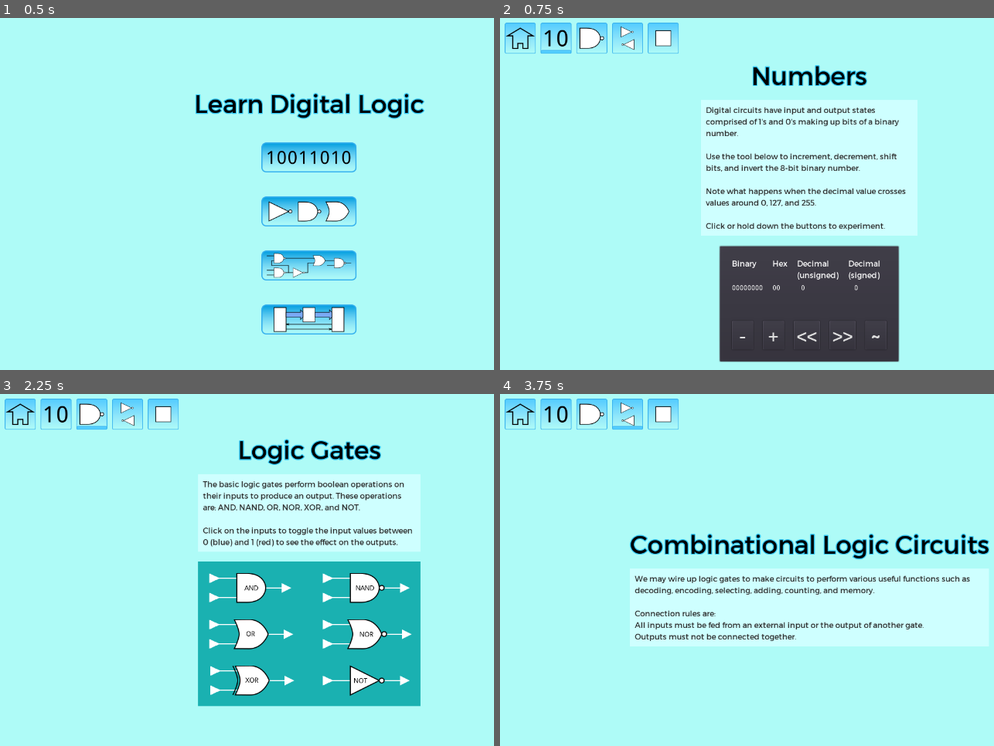
Above: before the commit, frames 1-4 (two rows, left to right).
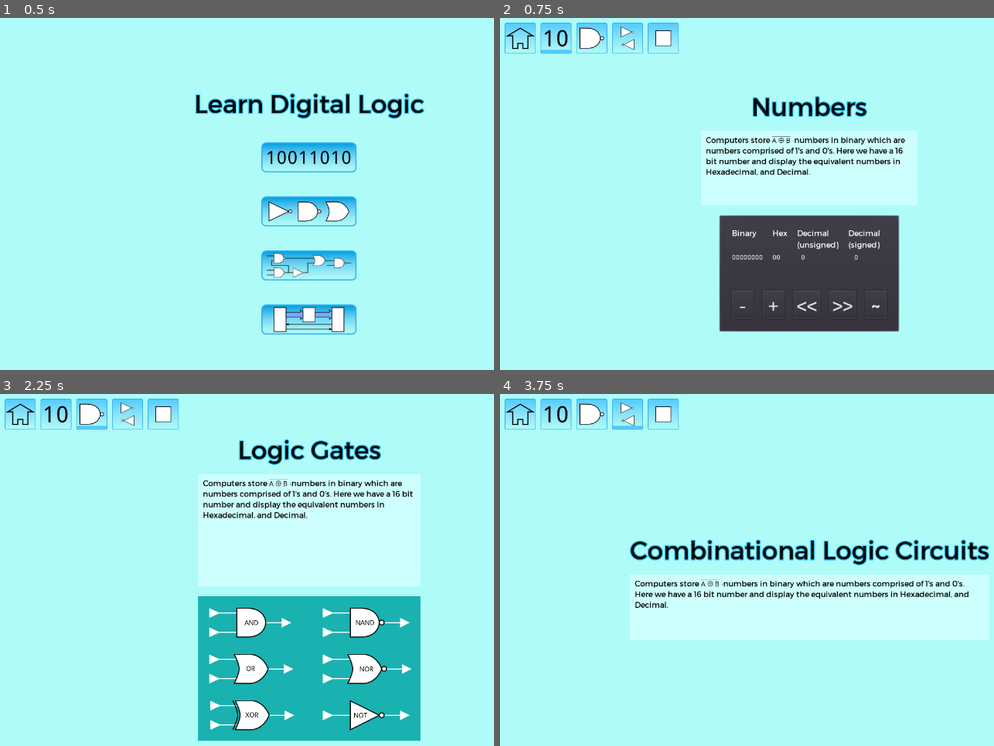
Above: after the commit, the same moments.

Repository: andrew-wilkes/digital-logic
Game: Godot game, scene res://Main.tscn
Same seed, same stepped clock (60 frames per second), same inputs: the game is played once before the commit and once after it.
Inputs (mouse positions are in pixels of both pictures, inside the frame that each line leads up to):
- Up to frame 1 (0.5 s): no input
- Up to frame 2 (0.75 s): click (811, 158) at 0.5 s
- Up to frame 3 (2.25 s): click (19, 415) at 1.25 s; click (311, 587) at 2 s
- Up to frame 4 (3.75 s): click (519, 415) at 2.75 s; click (811, 640) at 3.5 s

Frame 1 is identical in both runs. In frame 2, 16% of the frame differs, in the area x 40-85%, y 13-98%; in frame 3, 16%, in the area x 40-86%, y 24-99%; in frame 4, 8.6%.

Commit message:
Add logic symbol formatting to text

Diff:
--- a/game/Circuits.tscn
+++ b/game/Circuits.tscn
@@ -2,8 +2,9 @@
 
 [ext_resource path="res://Buttons.tscn" type="PackedScene" id=1]
 [ext_resource path="res://center.gd" type="Script" id=2]
-[ext_resource path="res://assets/title_font.tres" type="DynamicFont" id=3]
+[ext_resource path="res://assets/fonts/title_font.tres" type="DynamicFont" id=3]
 [ext_resource path="res://TextPanel.tscn" type="PackedScene" id=4]
+
 
 [node name="Circuits" type="Control"]
 anchor_right = 1.0
--- a/game/Gates.tscn
+++ b/game/Gates.tscn
@@ -2,7 +2,7 @@
 
 [ext_resource path="res://Buttons.tscn" type="PackedScene" id=1]
 [ext_resource path="res://center.gd" type="Script" id=2]
-[ext_resource path="res://assets/title_font.tres" type="DynamicFont" id=3]
+[ext_resource path="res://assets/fonts/title_font.tres" type="DynamicFont" id=3]
 [ext_resource path="res://parts/aAND.tscn" type="PackedScene" id=4]
 [ext_resource path="res://parts/fXOR.tscn" type="PackedScene" id=5]
 [ext_resource path="res://parts/dNOR.tscn" type="PackedScene" id=6]
@@ -11,6 +11,7 @@
 [ext_resource path="res://parts/bNAND.tscn" type="PackedScene" id=9]
 [ext_resource path="res://TextPanel.tscn" type="PackedScene" id=10]
 [ext_resource path="res://Gates.gd" type="Script" id=11]
+
 
 [node name="Gates" type="Control"]
 anchor_right = 1.0
--- a/game/Logic.tscn
+++ b/game/Logic.tscn
@@ -1,8 +1,8 @@
 [gd_scene load_steps=12 format=2]
 
 [ext_resource path="res://Buttons.tscn" type="PackedScene" id=1]
-[ext_resource path="res://assets/subtitle_font.tres" type="DynamicFont" id=2]
-[ext_resource path="res://assets/title_font.tres" type="DynamicFont" id=3]
+[ext_resource path="res://assets/fonts/subtitle_font.tres" type="DynamicFont" id=2]
+[ext_resource path="res://assets/fonts/title_font.tres" type="DynamicFont" id=3]
 [ext_resource path="res://TextPanel.tscn" type="PackedScene" id=4]
 [ext_resource path="res://Circuit.tscn" type="PackedScene" id=5]
 [ext_resource path="res://Buttons2.tscn" type="PackedScene" id=6]
@@ -37,13 +37,13 @@
 
 [node name="HBox" type="HBoxContainer" parent="VBox"]
 margin_right = 1260.0
-margin_bottom = 294.0
+margin_bottom = 232.0
 size_flags_horizontal = 3
 custom_constants/separation = 20
 
 [node name="VBox" type="VBoxContainer" parent="VBox/HBox"]
 margin_right = 360.0
-margin_bottom = 294.0
+margin_bottom = 232.0
 custom_constants/separation = 20
 
 [node name="Buttons" parent="VBox/HBox/VBox" instance=ExtResource( 1 )]
@@ -78,7 +78,7 @@
 [node name="VBox2" type="VBoxContainer" parent="VBox/HBox"]
 margin_left = 380.0
 margin_right = 1260.0
-margin_bottom = 294.0
+margin_bottom = 232.0
 size_flags_horizontal = 3
 custom_constants/separation = 20
 __meta__ = {
@@ -103,11 +103,11 @@
 [node name="Description" parent="VBox/HBox/VBox2" instance=ExtResource( 4 )]
 margin_top = 157.0
 margin_right = 880.0
-margin_bottom = 294.0
+margin_bottom = 232.0
 text = "We may wire up logic gates to make circuits to perform various useful functions such as decoding, encoding, selecting, adding, counting, and memory."
 
 [node name="HBox2" type="HBoxContainer" parent="VBox"]
-margin_top = 298.0
+margin_top = 236.0
 margin_right = 1260.0
 margin_bottom = 780.0
 mouse_filter = 2
@@ -116,7 +116,7 @@
 [node name="PartsPicker" parent="VBox/HBox2" instance=ExtResource( 8 )]
 anchor_bottom = 0.0
 margin_right = 100.0
-margin_bottom = 482.0
+margin_bottom = 544.0
 rect_min_size = Vector2( 100, 300 )
 
 [node name="Circuit" parent="VBox/HBox2" instance=ExtResource( 5 )]
@@ -124,7 +124,7 @@
 anchor_bottom = 0.0
 margin_left = 104.0
 margin_right = 1260.0
-margin_bottom = 482.0
+margin_bottom = 544.0
 size_flags_horizontal = 3
 size_flags_vertical = 3
 
--- a/game/Main.tscn
+++ b/game/Main.tscn
@@ -1,7 +1,7 @@
 [gd_scene load_steps=11 format=2]
 
 [ext_resource path="res://Main.gd" type="Script" id=1]
-[ext_resource path="res://assets/title_font.tres" type="DynamicFont" id=2]
+[ext_resource path="res://assets/fonts/title_font.tres" type="DynamicFont" id=2]
 [ext_resource path="res://assets/numbers-m.png" type="Texture" id=3]
 [ext_resource path="res://assets/circuits-m.png" type="Texture" id=4]
 [ext_resource path="res://assets/gates-m-l.png" type="Texture" id=5]
--- a/game/Numbers.tscn
+++ b/game/Numbers.tscn
@@ -1,12 +1,15 @@
 [gd_scene load_steps=8 format=2]
 
 [ext_resource path="res://Numbers.gd" type="Script" id=1]
-[ext_resource path="res://assets/m_font_regular.tres" type="DynamicFont" id=2]
-[ext_resource path="res://assets/title_font.tres" type="DynamicFont" id=3]
+[ext_resource path="res://assets/fonts/m_font_regular.tres" type="DynamicFont" id=2]
+[ext_resource path="res://assets/fonts/title_font.tres" type="DynamicFont" id=3]
 [ext_resource path="res://TextPanel.tscn" type="PackedScene" id=4]
 [ext_resource path="res://Buttons.tscn" type="PackedScene" id=5]
 [ext_resource path="res://center.gd" type="Script" id=6]
-[ext_resource path="res://assets/subtitle_font.tres" type="DynamicFont" id=7]
+[ext_resource path="res://assets/fonts/subtitle_font.tres" type="DynamicFont" id=7]
+
+
+
 
 [node name="Numbers" type="Control"]
 anchor_right = 1.0
--- a/game/Systems.tscn
+++ b/game/Systems.tscn
@@ -2,7 +2,8 @@
 
 [ext_resource path="res://Buttons.tscn" type="PackedScene" id=1]
 [ext_resource path="res://center.gd" type="Script" id=2]
-[ext_resource path="res://assets/title_font.tres" type="DynamicFont" id=3]
+[ext_resource path="res://assets/fonts/title_font.tres" type="DynamicFont" id=3]
+
 
 [node name="Systems" type="Control"]
 anchor_right = 1.0
--- a/game/TextPanel.tscn
+++ b/game/TextPanel.tscn
@@ -1,15 +1,22 @@
-[gd_scene load_steps=4 format=2]
+[gd_scene load_steps=8 format=2]
 
-[ext_resource path="res://assets/m_font_regular.tres" type="DynamicFont" id=1]
+[ext_resource path="res://assets/fonts/m_font_regular.tres" type="DynamicFont" id=1]
 [ext_resource path="res://TextPanel.gd" type="Script" id=2]
+[ext_resource path="res://assets/fonts/symbols_font.tres" type="DynamicFont" id=3]
+[ext_resource path="res://assets/fonts/over_line.gd" type="Script" id=4]
+[ext_resource path="res://format_logic.gd" type="Script" id=5]
 
 [sub_resource type="StyleBoxFlat" id=1]
 bg_color = Color( 0.811765, 1, 1, 1 )
+
+[sub_resource type="RichTextEffect" id=2]
+script = ExtResource( 4 )
 
 [node name="TextPanel" type="PanelContainer"]
 margin_top = 84.0
 margin_right = 448.0
 margin_bottom = 317.0
+size_flags_vertical = 3
 custom_styles/panel = SubResource( 1 )
 script = ExtResource( 2 )
 __meta__ = {
@@ -20,21 +27,20 @@
 margin_right = 448.0
 margin_bottom = 233.0
 custom_constants/margin_right = 10
-custom_constants/margin_top = 10
+custom_constants/margin_top = -8
 custom_constants/margin_left = 10
 custom_constants/margin_bottom = 10
 
-[node name="Label" type="Label" parent="Margin"]
+[node name="Label" type="RichTextLabel" parent="Margin"]
 margin_left = 10.0
-margin_top = 10.0
+margin_top = -8.0
 margin_right = 438.0
 margin_bottom = 223.0
-custom_fonts/font = ExtResource( 1 )
-custom_colors/font_color = Color( 0.176471, 0.176471, 0.176471, 1 )
-text = "Computers store numbers in binary which are numbers comprised of 1's and 0's. Here we have a 16 bit number and display the equivalent numbers in Hexadecimal, and Decimal.
-
-Use this tool to increment and decrement the number to get familiar with binary. Also, note what happens when the 16 bit value exceeds it's maximum or minimum values."
-autowrap = true
-__meta__ = {
-"_edit_use_anchors_": false
-}
+custom_fonts/mono_font = ExtResource( 3 )
+custom_fonts/normal_font = ExtResource( 1 )
+custom_colors/default_color = Color( 0, 0, 0, 1 )
+bbcode_enabled = true
+bbcode_text = "[_]Computers store [u]A @ B[/u] *numbers in binary which are numbers comprised of 1's and 0's. Here we have a 16 bit number and display the equivalent numbers in Hexadecimal, and Decimal."
+text = "Computers store A @ B *numbers in binary which are numbers comprised of 1's and 0's. Here we have a 16 bit number and display the equivalent numbers in Hexadecimal, and Decimal."
+custom_effects = [ SubResource( 2 ) ]
+script = ExtResource( 5 )
--- a/game/assets/m_font_regular.tres
+++ b/game/assets/fonts/m_font_regular.tres
@@ -1,6 +1,7 @@
 [gd_resource type="DynamicFont" load_steps=2 format=2]
 
-[ext_resource path="res://assets/Montserrat-Regular.ttf" type="DynamicFontData" id=1]
+[ext_resource path="res://assets/fonts/Montserrat-Regular.ttf" type="DynamicFontData" id=1]
+
 
 [resource]
 use_filter = true
--- /dev/null
+++ b/game/assets/fonts/over_line.gd
@@ -0,0 +1,17 @@
+tool
+extends RichTextEffect
+
+class_name Overline
+
+# Syntax: [^][/^]
+
+# Define the tag name.
+var bbcode = "_"
+
+func _ready():
+	resource_name = "Overline"
+
+
+func _process_custom_fx(char_fx):
+	char_fx.offset = Vector2(0, 16)
+	return true
--- a/game/assets/subtitle_font.tres
+++ b/game/assets/fonts/subtitle_font.tres
@@ -1,6 +1,7 @@
 [gd_resource type="DynamicFont" load_steps=2 format=2]
 
-[ext_resource path="res://assets/Montserrat-Regular.ttf" type="DynamicFontData" id=1]
+[ext_resource path="res://assets/fonts/Montserrat-Regular.ttf" type="DynamicFontData" id=1]
+
 
 [resource]
 size = 43
--- /dev/null
+++ b/game/assets/fonts/symbols_font.tres
@@ -0,0 +1,7 @@
+[gd_resource type="DynamicFont" load_steps=2 format=2]
+
+[ext_resource path="res://assets/fonts/StandardSymbolsPS.otf" type="DynamicFontData" id=1]
+
+
+[resource]
+font_data = ExtResource( 1 )
--- a/game/assets/title_font.tres
+++ b/game/assets/fonts/title_font.tres
@@ -1,6 +1,7 @@
 [gd_resource type="DynamicFont" load_steps=2 format=2]
 
-[ext_resource path="res://assets/Montserrat-Regular.ttf" type="DynamicFontData" id=1]
+[ext_resource path="res://assets/fonts/Montserrat-Regular.ttf" type="DynamicFontData" id=1]
+
 
 [resource]
 size = 52
--- /dev/null
+++ b/game/format_logic.gd
@@ -0,0 +1,7 @@
+extends RichTextLabel
+
+func _ready():
+	bbcode_text = bbcode_text.replace("@", "[code]%s[/code]" % char(197))
+	bbcode_text = bbcode_text.replace("*", "[code]%s[/code]" % char(215))
+	bbcode_text = bbcode_text.replace("[u]", "[u][i]")
+	bbcode_text = bbcode_text.replace("[/u]", "[/i][/u]")
--- /dev/null
+++ b/game/parts/lib/c9.tscn
@@ -0,0 +1,97 @@
+[gd_scene load_steps=8 format=2]
+
+[ext_resource path="res://parts/Input.gd" type="Script" id=1]
+[ext_resource path="res://parts/zInput.tscn" type="PackedScene" id=2]
+[ext_resource path="res://parts/zOutput.tscn" type="PackedScene" id=3]
+[ext_resource path="res://parts/Output.gd" type="Script" id=4]
+[ext_resource path="res://parts/Gate.gd" type="Script" id=5]
+[ext_resource path="res://parts/eNOT.tscn" type="PackedScene" id=6]
+[ext_resource path="res://parts/bNAND.tscn" type="PackedScene" id=7]
+
+[node name="Parts" type="Node2D"]
+position = Vector2( 230, 40 )
+
+[node name="NAND198" type="Node2D" parent="." instance=ExtResource( 7 )]
+position = Vector2( 270, 290 )
+z_index = 1
+script = ExtResource( 5 )
+highlight_pin = true
+highlight_part = true
+moveable = true
+wireable = true
+show_state = false
+is_ext_input = false
+is_ext_output = false
+gate_type = "NAND"
+
+[node name="Output232203" type="Node2D" parent="." instance=ExtResource( 3 )]
+position = Vector2( 440, 230 )
+script = ExtResource( 4 )
+highlight_pin = true
+highlight_part = true
+moveable = true
+wireable = true
+show_state = true
+is_ext_input = false
+is_ext_output = false
+
+[node name="NOT204" type="Node2D" parent="." instance=ExtResource( 6 )]
+position = Vector2( 84, 250 )
+z_index = 1
+script = ExtResource( 5 )
+highlight_pin = true
+highlight_part = true
+moveable = true
+wireable = true
+show_state = false
+is_ext_input = false
+is_ext_output = false
+gate_type = "NOT"
+
+[node name="Input237209" type="Node2D" parent="." instance=ExtResource( 2 )]
+position = Vector2( -70, 170 )
+script = ExtResource( 1 )
+highlight_pin = true
+highlight_part = true
+moveable = true
+wireable = true
+show_state = true
+is_ext_input = true
+is_ext_output = false
+
+[node name="NAND76210" type="Node2D" parent="." instance=ExtResource( 7 )]
+position = Vector2( 240, 140 )
+z_index = 1
+script = ExtResource( 5 )
+highlight_pin = true
+highlight_part = true
+moveable = true
+wireable = true
+show_state = false
+is_ext_input = false
+is_ext_output = false
+gate_type = "NAND"
+
+[node name="NAND77211" type="Node2D" parent="." instance=ExtResource( 7 )]
+position = Vector2( 250, 50 )
+z_index = 1
+script = ExtResource( 5 )
+highlight_pin = true
+highlight_part = true
+moveable = true
+wireable = true
+show_state = false
+is_ext_input = false
+is_ext_output = false
+gate_type = "NAND"
+
+[node name="Input" type="Node2D" parent="." instance=ExtResource( 2 )]
+position = Vector2( -70, 80 )
+script = ExtResource( 1 )
+highlight_pin = true
+highlight_part = true
+moveable = true
+wireable = true
+show_state = true
+is_ext_input = true
+is_ext_output = false
--- a/game/parts/lib/data.json
+++ b/game/parts/lib/data.json
@@ -1 +1 @@
-{"c1":{"desc":"","offset":{"x":230,"y":40},"parts":[{"id":0, …(3541 unchanged characters)… wires":[[[3,0]]]}],"title":"Full adder"}}
+{"c1":{"desc":"","offset":{"x":230,"y":40},"parts":[{"id":0, …(3541 unchanged characters)… wires":[[[3,0]]]}],"title":"Full adder"},"c9":{"desc":"Test text","offset":{"x":230,"y":40},"parts":[{"id":0,"label":"","wires":[[[1,0]]]},{"id":1,"label":"?","wires":[]},{"id":2,"label":"","wires":[[[0,0]]]},{"id":3,"label":"?","wires":[[[2,0],[4,1],[4,0],[5,1]]]},{"id":4,"label":"","wires":[[[0,1]]]},{"id":5,"label":"","wires":[[]]},{"id":6,"label":"xxx","wires":[[[5,0]]]}],"title":"Nand"}}
--- a/game/project.godot
+++ b/game/project.godot
@@ -13,6 +13,11 @@
 "class": "Gate",
 "language": "GDScript",
 "path": "res://parts/Gate.gd"
+}, {
+"base": "RichTextEffect",
+"class": "Overline",
+"language": "GDScript",
+"path": "res://assets/fonts/over_line.gd"
 }, {
 "base": "Node2D",
 "class": "Part",
@@ -31,6 +36,7 @@
 } ]
 _global_script_class_icons={
 "Gate": "",
+"Overline": "",
 "Part": "",
 "Pin": "",
 "Wire": ""
Renamed: game/assets/Montserrat-Bold.ttf -> game/assets/fonts/Montserrat-Bold.ttf
Renamed: game/assets/Montserrat-Regular.ttf -> game/assets/fonts/Montserrat-Regular.ttf
Renamed: game/assets/StandardSymbolsPS.otf -> game/assets/fonts/StandardSymbolsPS.otf
